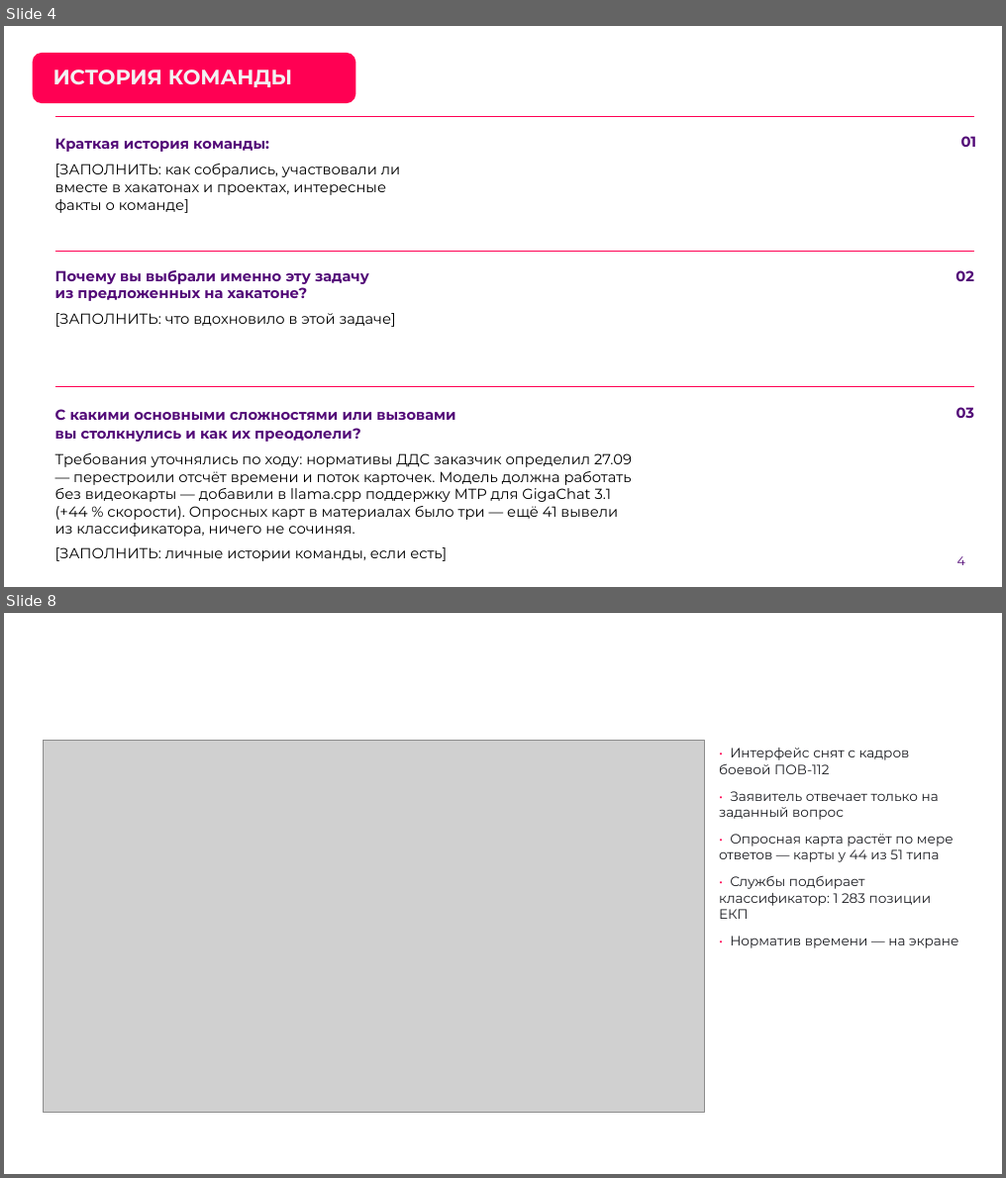
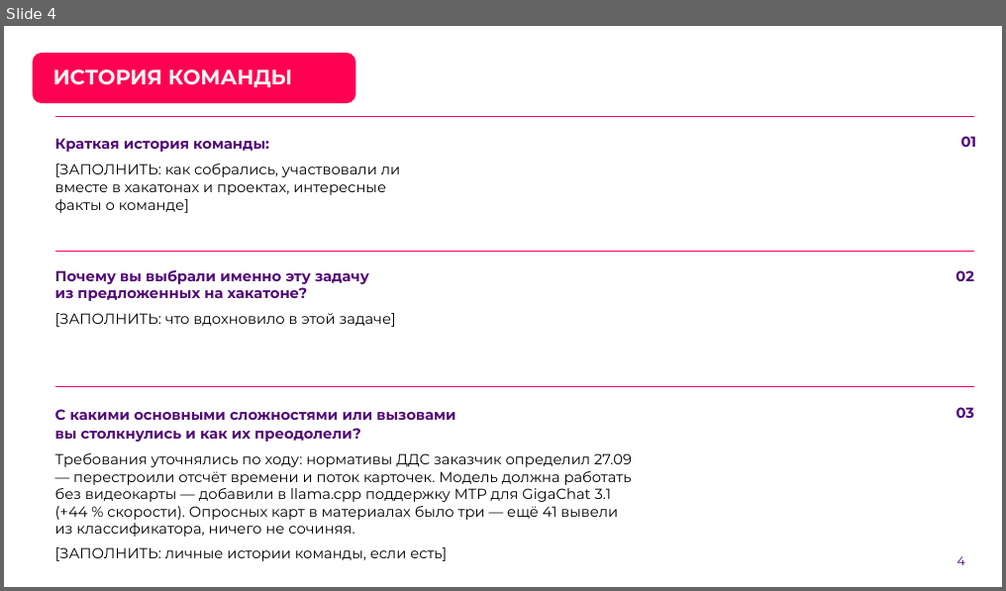
Before and after one commit to Den4ikAI/arm112-trainer_final, a slide deck: docs/презентация.pptx. Shown one above the other, each under a label of ours: slides 4 and 8 before the commit, slide 4 after it; the slides between them are not shown. The pictures are 1006x1178 and 1006x591 pixels, drawn with LibreOffice and Linux fonts; fonts in the diff are those of the drawing; grey boxes stand for pictures; background and template pictures are left out. Boxes give left, top, right and bottom in pixels: in the first picture for what was removed or moved away, otherwise in the second. Text is boxed around its words. In the diff, an @@ line names an element or a change of style, - is before the commit and + after.

```diff
--- a/docs/презентация.pptx
+++ b/docs/презентация.pptx
@@ slide 8 removed at [4, 613, 1002, 1174], background picture (left out) @@
@@ title removed at [48, 647, 539, 691] @@
-ОПЕРАТОР 112
@@ picture removed at [43, 741, 705, 1112] @@
@@ text removed at [719, 748, 959, 949] @@
-• Интерфейс снят с кадров боевой ПОВ-112
-• Заявитель отвечает только на заданный вопрос
-• Опросная карта растёт по мере ответов — карты у 44 из 51 типа
-• Службы подбирает классификатор: 1 283 позиции ЕКП
-• Норматив времени — на экране
@@ page number removed at [939, 1134, 984, 1163] @@
-8
```
Also in this commit, not shown: 2 slides changed, 19 slides added, 11 other slides removed, 9 other files.
